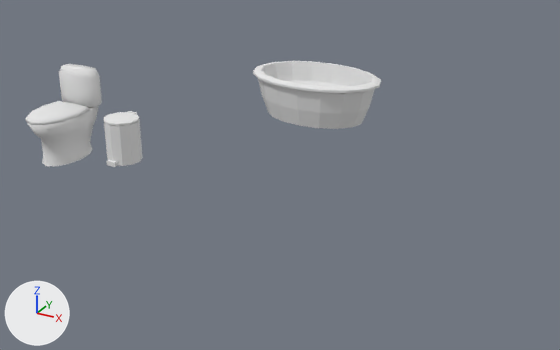
A saved change to the Blender file LibFurniture.blend.
One viewpoint serves both versions: a camera (50 mm lens) standing at (3.79, -7.1, 3.83) and looking at (-0.49, 0.68, -0.06). The lights are fixed; the arrows at lower left show +X, +Y and +Z. The same objects are shown in both versions, whatever each file hides.

The scene before the commit, as lines of its bpy script (objects in view):
```python
me_bathtub1mesh = bpy.data.meshes.new('Bathtub1Mesh')
me_bathtub1mesh.from_pydata(...)  # 144 vertices, 130 faces; spans x -0.98..0.98, y -0.64..0.64, z -0.32..0.32
me_bathtub1mesh.materials.append(mat_solidcolor)  # white #e7e7e7
me_toilet1mesh = bpy.data.meshes.new('Toilet1Mesh')
me_toilet1mesh.from_pydata(...)  # 162 vertices, 139 faces; spans x -0.305..0.305, y -0.514..0.514, z -0.551..0.551
me_toilet1mesh.polygons.foreach_set('use_smooth', [True] * 139)
me_toilet1mesh.materials.append(mat_solidcolor)  # white #e7e7e7
me_trashcan1mesh = bpy.data.meshes.new('TrashCan1Mesh')
me_trashcan1mesh.from_pydata(...)  # 104 vertices, 81 faces; spans x -0.224..0.224, y -0.256..0.256, z -0.289..0.289
me_trashcan1mesh.materials.append(mat_solidcolor)  # white #e7e7e7
ob_bathtub1mesh = bpy.data.objects.new('Bathtub1Mesh', me_bathtub1mesh)
ob_bathtub1mesh.location = (-0.991, 2.657, 0.35)
ob_toilet1mesh = bpy.data.objects.new('Toilet1Mesh', me_toilet1mesh)
ob_toilet1mesh.location = (-3.181, -0.227, 0.529)
ob_trashcan1mesh = bpy.data.objects.new('TrashCan1Mesh', me_trashcan1mesh)
ob_trashcan1mesh.location = (-2.457, 0.0603, 0.267)
```
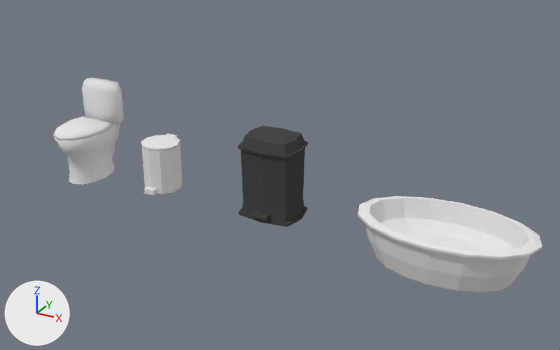
Diff of the bpy script that builds the scene:
```diff
--- a/LibFurniture.blend.py
+++ b/LibFurniture.blend.py
@@ me_bathtub1mesh @@
 me_bathtub1mesh.from_pydata(...)  # 144 vertices, 130 faces; spans x -0.98..0.98, y -0.64..0.64, z -0.32..0.32
 # used by ob_bathtub1mesh; location = (-0.991, 2.657, 0.35)
+# me_bathtub1mesh part 6: the whole mesh is scaled about its middle by (0.9, 0.8, 0.74)
 me_bathtub1mesh.materials.append(mat_solidcolor)
@@ me_trashcan1mesh @@
 # used by ob_trashcan1mesh; location = (-2.457, 0.0603, 0.267)
-me_trashcan1mesh.from_pydata(...)  # 104 vertices, 81 faces; spans x -0.224..0.224, y -0.256..0.256, z -0.289..0.289
-me_trashcan1mesh.materials.append(mat_solidcolor)  # white #e7e7e7
+me_trashcan1mesh.from_pydata(...)  # 90 vertices, 86 faces; spans x -0.354..0.354, y -0.304..0.304, z -0.467..0.467
+# me_trashcan1mesh part 2: a new loose piece, a box spanning x -0.092..0.092, y -0.304..-0.204, z -0.4..-0.372, in mat_black (dark grey #494949)
+# me_trashcan1mesh part 3: the loose piece of 44 vertices spanning x -0.224..0.224, y -0.206..0.239, z -0.289..0.245 is rebuilt with 82 vertices and now spans x -0.354..0.354, y -0.253..0.304, z -0.467..0.467, in mat_black (dark grey #494949)
+# me_trashcan1mesh part 4: the loose piece of 44 vertices spanning x -0.224..0.224, y -0.206..0.239, z 0.251..0.289 is deleted
+# me_trashcan1mesh part 5: the loose piece of 8 vertices spanning x -0.064..0.064, y -0.256..-0.181, z -0.286..-0.227 is deleted
+me_trashcan1mesh.materials.append(mat_black)  # dark grey #494949
@@ me_toilet1mesh @@
 me_toilet1mesh.from_pydata(...)  # 162 vertices, 139 faces; spans x -0.305..0.305, y -0.514..0.514, z -0.551..0.551
 # used by ob_toilet1mesh; location = (-3.181, -0.227, 0.529)
+# me_toilet1mesh part 1: the whole mesh is scaled about its middle by (0.92, 0.867, 1)
 me_toilet1mesh.materials.append(mat_solidcolor)
@@ me_trashcan1mesh_001 @@
+me_trashcan1mesh_001.from_pydata(...)  # 104 vertices, 81 faces; spans x -0.224..0.224, y -0.256..0.256, z -0.289..0.289
+me_trashcan1mesh_001.materials.append(mat_solidcolor)  # white #e7e7e7
@@ ob_bathtub1mesh @@
 ob_bathtub1mesh = bpy.data.objects.new('Bathtub1Mesh', me_bathtub1mesh)
-ob_bathtub1mesh.location = (-0.991, 2.657, 0.35)
+ob_bathtub1mesh.parent = ob_bathtub1
+ob_bathtub1mesh.matrix_parent_inverse = Matrix(((1.0, 0.0, 0.0, -4.0), (0.0, 1.0, 0.0, 0.0), (0.0, 0.0, 1.0, 0.0), (0.0, 0.0, 0.0, 1.0)))
+ob_bathtub1mesh.location = (4.009, -0.617, 0.24)
@@ ob_trashcan1mesh @@
 ob_trashcan1mesh = bpy.data.objects.new('TrashCan1Mesh', me_trashcan1mesh)
-ob_trashcan1mesh.location = (-2.457, 0.0603, 0.267)
+ob_trashcan1mesh.parent = ob_trashcan1
+ob_trashcan1mesh.matrix_parent_inverse = Matrix(((1.0, 0.0, 0.0, -2.0), (0.0, 1.0, 0.0, 0.0), (0.0, 0.0, 1.0, 0.0), (0.0, 0.0, 0.0, 1.0)))
+ob_trashcan1mesh.location = (2.0, -0.4, 0.464)
@@ ob_toilet1mesh @@
 ob_toilet1mesh = bpy.data.objects.new('Toilet1Mesh', me_toilet1mesh)
-ob_toilet1mesh.location = (-3.181, -0.227, 0.529)
+ob_toilet1mesh.parent = ob_toilet1
+ob_toilet1mesh.location = (-0.476, -0.553, 0.545)
@@ ob_bathtub1 @@
+ob_bathtub1 = bpy.data.objects.new('Bathtub1', None)
+ob_bathtub1.location = (2.0, 0.0, 0.0)
@@ ob_trashcan1 @@
+ob_trashcan1 = bpy.data.objects.new('TrashCan1', None)
+ob_trashcan1.location = (0.0, 0.0, 0.0)
@@ ob_toilet1 @@
+ob_toilet1 = bpy.data.objects.new('Toilet1', None)
+ob_toilet1.location = (-2.0, 0.0, 0.0)
@@ ob_trashcan1mesh_001 @@
+ob_trashcan1mesh_001 = bpy.data.objects.new('TrashCan1Mesh.001', me_trashcan1mesh_001)
+ob_trashcan1mesh_001.parent = ob_toilet1
+ob_trashcan1mesh_001.location = (0.502, -0.4, 0.28)
```

Where the change shows, as pixel boxes (x1, y1, x2, y2) in the pictures (560 x 350 px):
'Bathtub1Mesh', mesh rescaled, moved (43% wider, 41% taller): before (253, 61, 381, 129); after (358, 196, 542, 292)
'Toilet1Mesh', mesh rescaled, moved (6% narrower): before (26, 64, 102, 166); after (53, 78, 124, 184)
'TrashCan1Mesh', reshaped, moved (77% wider, 79% taller): before (104, 111, 143, 167); after (238, 126, 308, 227)
'TrashCan1Mesh.001', added: after (141, 134, 182, 195)
part 2 of me_trashcan1mesh, added: after (251, 211, 270, 221)
part 3 of me_trashcan1mesh, rebuilt: before (104, 119, 143, 166); after (238, 126, 308, 227)
part 4 of me_trashcan1mesh, deleted: before (104, 112, 139, 126)
part 5 of me_trashcan1mesh, deleted: before (106, 159, 118, 167)
